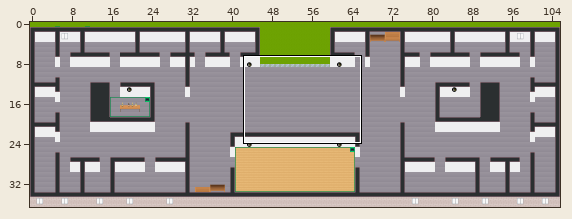
Tiled map (JSON): map.tmj. The first picture is a wide view before the edit; the outline marks the close-up.
Close-up. Before the edit:
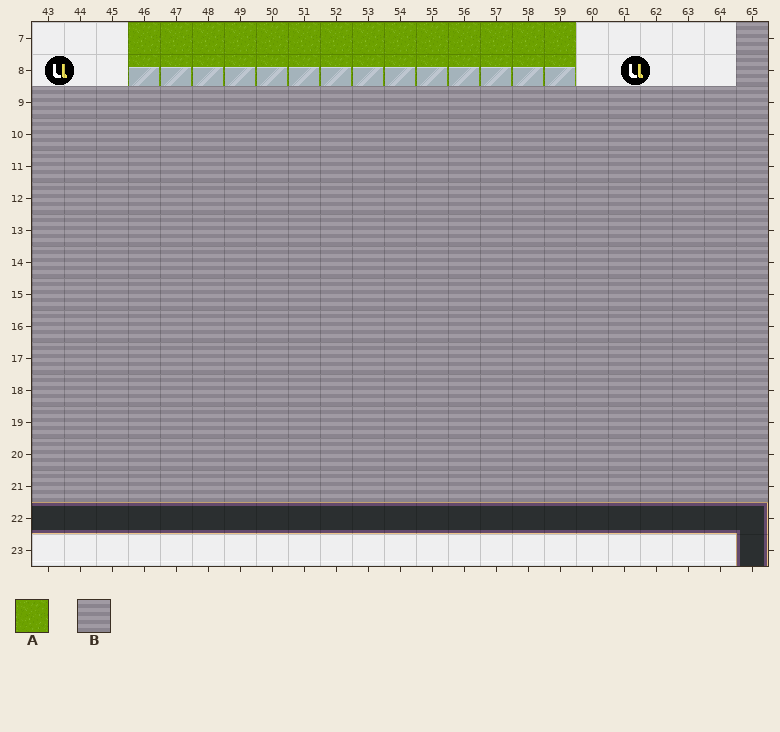
Cells are 32x32 px. Shown: x 43..65, y 7..23. The commit also changed other parts of the map, which this record leaves out.
Key: from "Chunk 1": A 2, B 3.
_ is an empty cell, # one hidden under a higher layer.
Layers that did not change in this view are not listed.
Layer "floor/floor1" before, first column x 43:
 7 ###AAAAAAAAAAAAAA#####B
 8 ###AAAAAAAAAAAAAA#####B
 9 BBBBBBBBBBBBBBBBBBBBBBB
10 BBBBBBBBBBBBBBBBBBBBBBB
11 BBBBBBBBBBBBBBBBBBBBBBB
12 BBBBBBBBBBBBBBBBBBBBBBB
13 BBBBBBBBBBBBBBBBBBBBBBB
14 BBBBBBBBBBBBBBBBBBBBBBB
15 BBBBBBBBBBBBBBBBBBBBBBB
16 BBBBBBBBBBBBBBBBBBBBBBB
17 BBBBBBBBBBBBBBBBBBBBBBB
18 BBBBBBBBBBBBBBBBBBBBBBB
19 BBBBBBBBBBBBBBBBBBBBBBB
20 BBBBBBBBBBBBBBBBBBBBBBB
21 BBBBBBBBBBBBBBBBBBBBBBB
22 #######################
23 #######################
Once edited:
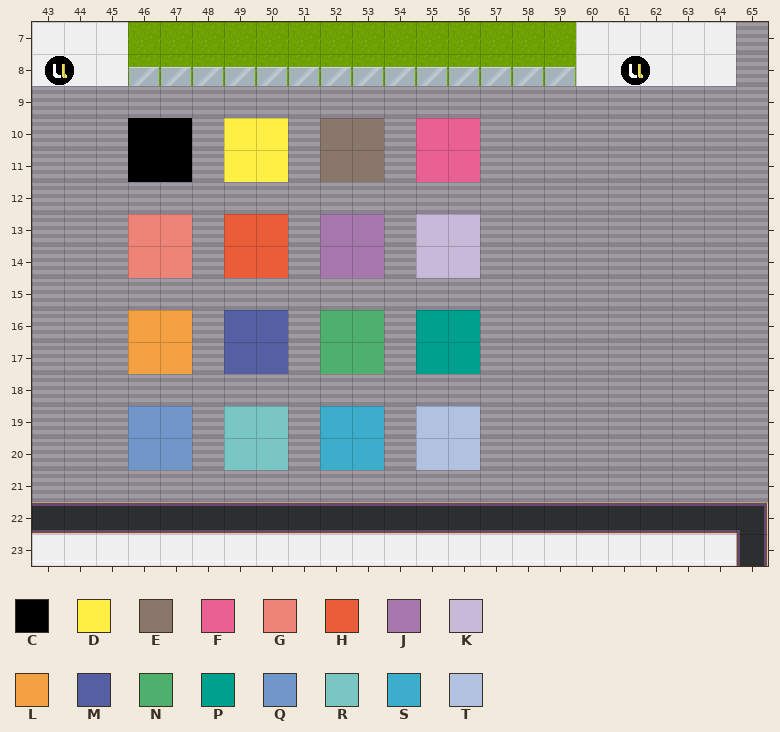
Further tiles: from "Chunk 1": C 5, D 6, E 7, F 8, G 9, H 10, J 11, K 12, L 13, M 14, N 15, P 16, Q 17, R 18, S 19, T 20.
Edits made:
{"where": "layer \"floor/floor1\""}
{"y":10,"x":46,"old":"BB","new":"CC"}
{"y":10,"x":49,"old":"BB","new":"DD"}
{"y":10,"x":52,"old":"BB","new":"EE"}
{"y":10,"x":55,"old":"BB","new":"FF"}
{"y":11,"x":46,"old":"BB","new":"CC"}
{"y":11,"x":49,"old":"BB","new":"DD"}
{"y":11,"x":52,"old":"BB","new":"EE"}
{"y":11,"x":55,"old":"BB","new":"FF"}
{"y":13,"x":46,"old":"BB","new":"GG"}
{"y":13,"x":49,"old":"BB","new":"HH"}
{"y":13,"x":52,"old":"BB","new":"JJ"}
{"y":13,"x":55,"old":"BB","new":"KK"}
{"y":14,"x":46,"old":"BB","new":"GG"}
{"y":14,"x":49,"old":"BB","new":"HH"}
{"y":14,"x":52,"old":"BB","new":"JJ"}
{"y":14,"x":55,"old":"BB","new":"KK"}
{"y":16,"x":46,"old":"BB","new":"LL"}
{"y":16,"x":49,"old":"BB","new":"MM"}
{"y":16,"x":52,"old":"BB","new":"NN"}
{"y":16,"x":55,"old":"BB","new":"PP"}
{"y":17,"x":46,"old":"BB","new":"LL"}
{"y":17,"x":49,"old":"BB","new":"MM"}
{"y":17,"x":52,"old":"BB","new":"NN"}
{"y":17,"x":55,"old":"BB","new":"PP"}
{"y":19,"x":46,"old":"BB","new":"QQ"}
{"y":19,"x":49,"old":"BB","new":"RR"}
{"y":19,"x":52,"old":"BB","new":"SS"}
{"y":19,"x":55,"old":"BB","new":"TT"}
{"y":20,"x":46,"old":"BB","new":"QQ"}
{"y":20,"x":49,"old":"BB","new":"RR"}
{"y":20,"x":52,"old":"BB","new":"SS"}
{"y":20,"x":55,"old":"BB","new":"TT"}
